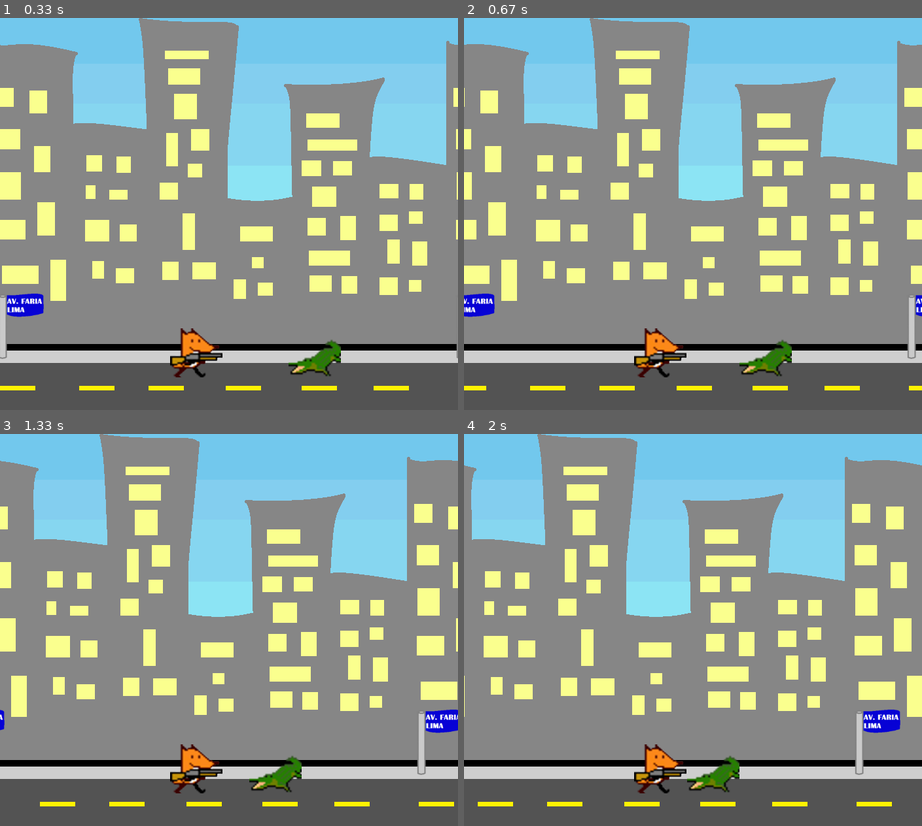
Above: before the commit, frames 1-4 (two rows, left to right).
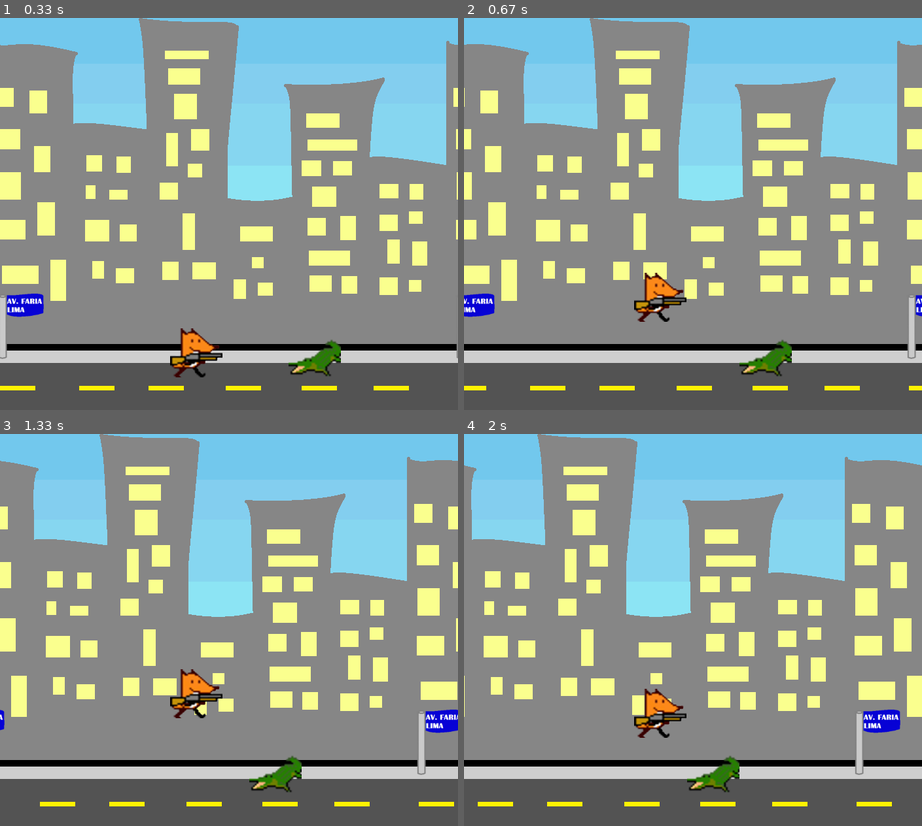
Above: after the commit, the same moments.

Repository: brunameinberg/projetofinalpygame
Game: pygame game, started from enterga1.py
Same seed, same stepped clock (60 frames per second), same inputs: the game is played once before the commit and once after it.
Inputs:
- Up to frame 1 (0.33 s): no input
- Up to frame 2 (0.67 s): tap Enter at 0.33 s
- Up to frame 3 (1.33 s): no input
- Up to frame 4 (2 s): tap Space at 1.67 s

Frame 1 is identical in both runs. In frame 2, 1.5% of the frame differs, in the area x 37-49%, y 65-92%; in frame 3, 1.5%, in the area x 37-49%, y 60-92%; in frame 4, 1.5%.

Commit message:
pulo raposa

Diff:
--- a/enterga1.py
+++ b/enterga1.py
@@ -17,13 +17,14 @@
 largura_jacare = 80
 altura_fox = 75
 largura_fox = 80
-fundo_de_tela = pygame.image.load('C:/Users/lucas/Documents/Insper/1Semestre/Dessoft 2021.2/github/projetofinalpygame/imagens/fundo.png').convert_alpha()
+#C:/Users/lucas/Documents/Insper/1Semestre/Dessoft 2021.2/github/projetofinalpygame/
+fundo_de_tela = pygame.image.load('imagens/fundo.png').convert_alpha()
 fundo_de_tela = pygame.transform.scale(fundo_de_tela, (largura, altura))
-fundo_de_tela2 = pygame.image.load('C:/Users/lucas/Documents/Insper/1Semestre/Dessoft 2021.2/github/projetofinalpygame/imagens/fundo.png').convert_alpha()
+fundo_de_tela2 = pygame.image.load('imagens/fundo.png').convert_alpha()
 fundo_de_tela2 = pygame.transform.scale(fundo_de_tela, (largura, altura))
-fox_imagem = pygame.image.load('C:/Users/lucas/Documents/Insper/1Semestre/Dessoft 2021.2/github/projetofinalpygame/imagens/fox1.png').convert_alpha()
+fox_imagem = pygame.image.load('imagens/fox1.png').convert_alpha()
 fox_imagem = pygame.transform.scale(fox_imagem, (largura_fox, altura_fox))
-jacare_imagem = pygame.image.load('C:/Users/lucas/Documents/Insper/1Semestre/Dessoft 2021.2/github/projetofinalpygame/imagens/jacare.png').convert_alpha()
+jacare_imagem = pygame.image.load('imagens/jacare.png').convert_alpha()
 jacare_imagem = pygame.transform.scale(jacare_imagem, (largura_jacare, altura_jacare))
 
 # variaveis globais
@@ -53,7 +54,10 @@
             self.rect.right = largura
         if self.rect.left < 0:
             self.rect.left = 0
-
+        if self.rect.bottom==350:
+            self.speedy=5
+        if self.rect.bottom>550:
+            self.rect.bottom=550
 class Jacare(pygame.sprite.Sprite):
     def __init__(self, img):
         # Construtor da classe mãe (Sprite).
@@ -95,6 +99,8 @@
         # ----- Verifica consequências
         if event.type == pygame.QUIT:
             game = False
+        if event.type == pygame.KEYUP:
+            jogador.speedy=-5 #faz a raposa subir com 5 de velocidade
 
     # atualiza posição ( por enquanto zerada)7
     jogador.update()
@@ -103,7 +109,7 @@
     # ----- Gera saídas
     window.fill((0, 0, 0))  # Preenche com a cor branca
     window.blit(fundo_de_tela, (x, 0))
-    window.blit(fundo_de_tela, ((700+x), 0))
+    window.blit(fundo_de_tela2, ((700+x), 0))
     window.blit(jogador.image, jogador.rect)
     window.blit(inimigo.image, inimigo.rect)
 
